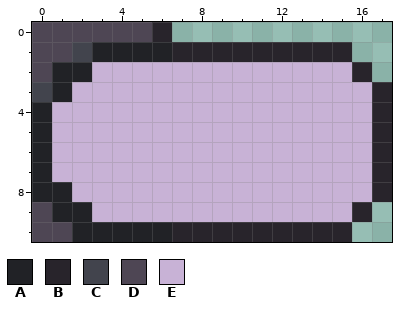
Pixel-art file -- art/ui/nameplate-portal-new.ase. Above: the version before the commit.
18x11 pixels, 1 frame.
Palette (. is transparent): A #212226  B #28242b  C #42444d  D #4e4654  E #c8b2d6
Pixels before, first column x 0:
 0 DDDDDDB...........
 1 DDCAAAABBBBBBBBB..
 2 DAAEEEEEEEEEEEEEB.
 3 CAEEEEEEEEEEEEEEEB
 4 AEEEEEEEEEEEEEEEEB
 5 AEEEEEEEEEEEEEEEEB
 6 AEEEEEEEEEEEEEEEEB
 7 AEEEEEEEEEEEEEEEEB
 8 AAEEEEEEEEEEEEEEEB
 9 DAAEEEEEEEEEEEEEB.
10 DDAAAAABBBBBBBBB..
The same view after the edit:
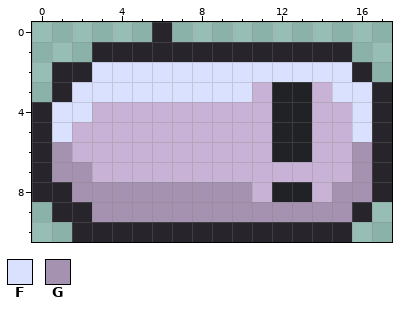
Colours new in this view: F #d9e1ff  G #a492b0
What changed:
y 0: x 0..5 DDDDDD -> ......
y 1: x 0..6 DDCAAAA -> ...BBBB
y 2: x 0..15 DAAEEEEEEEEEEEEE -> .BBFFFFFFFFFFFFF
y 3: x 0..10 CAEEEEEEEEE -> .BFFFFFFFFF; x 12..13 EE -> AA; x 15..16 EE -> FF
y 4: x 0..2 AEE -> BFF; x 12..13 EE -> AA; x 16 E -> F
y 5: x 0..1 AE -> BF; x 12..13 EE -> AA; x 16 E -> F
y 6: x 0..1 AE -> BG; x 12..13 EE -> AA; x 16 E -> G
y 7: x 0..2 AEE -> BGG; x 16 E -> G
y 8: x 0..10 AAEEEEEEEEE -> BBGGGGGGGGG; x 12..13 EE -> AA; x 15..16 EE -> GG
y 9: x 0..15 DAAEEEEEEEEEEEEE -> .BBGGGGGGGGGGGGG
y 10: x 0..6 DDAAAAA -> ..BBBBB
